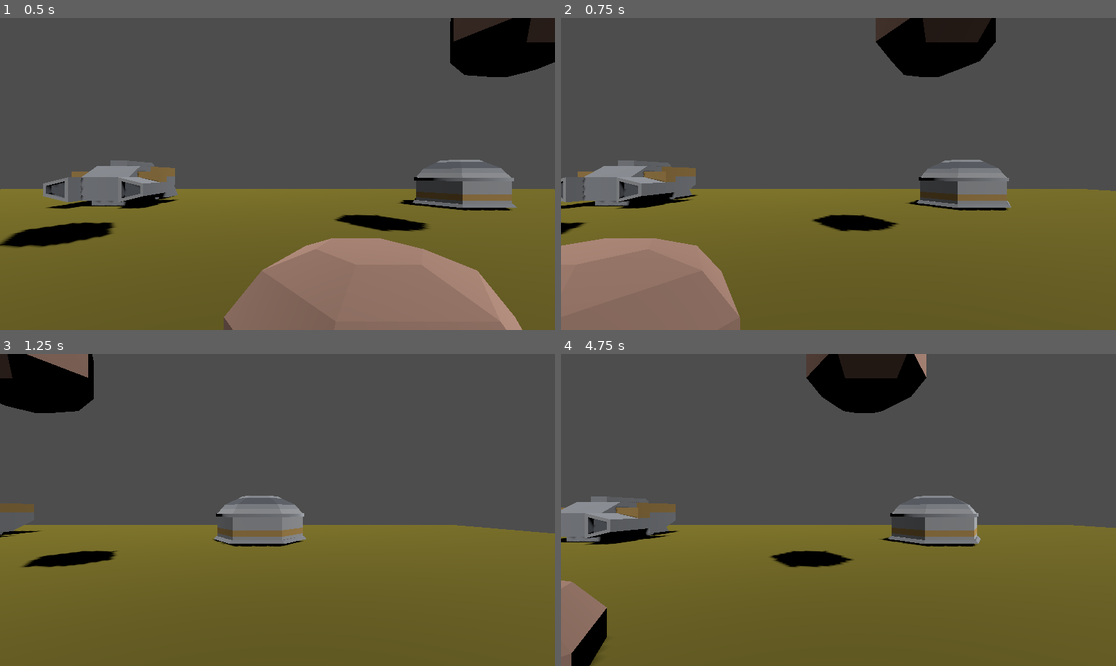
Above: before the commit, frames 1-4 (two rows, left to right).
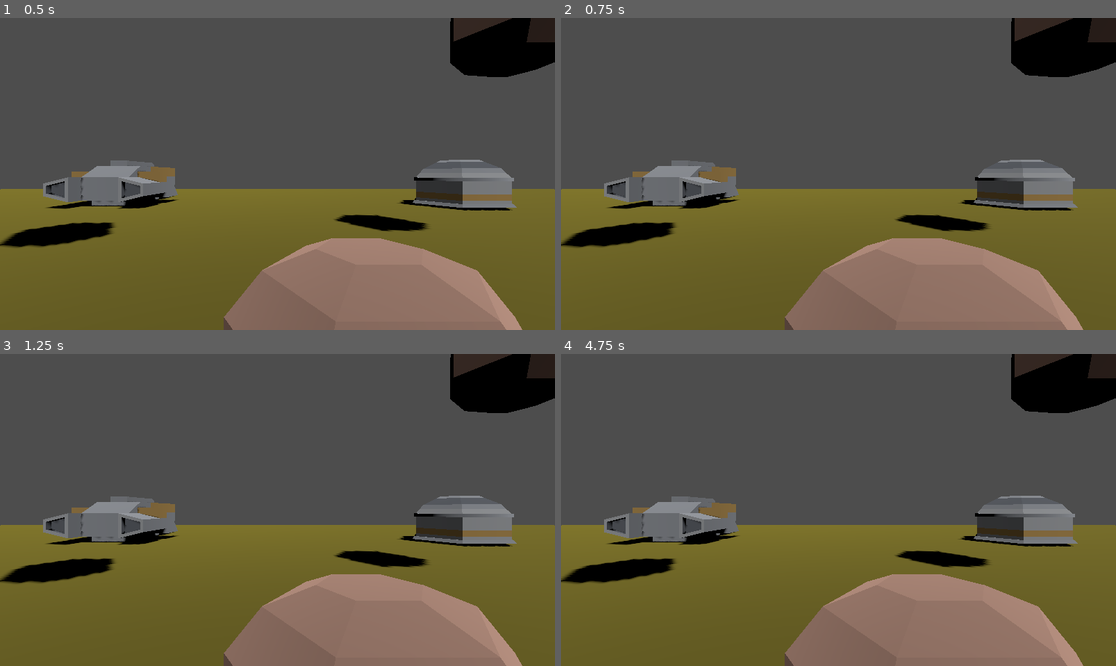
Above: after the commit, the same moments.

Repository: toburau/Star-Shooting
Game: Godot game, scene res://scenes/scene.tscn
Two runs of this game, one before a commit and one after it. Both use one fixed random seed, a clock stepped at 60 frames per second and the inputs below.
Inputs (mouse positions are in pixels of both pictures, inside the frame that each line leads up to):
- Up to frame 1 (0.5 s): no input
- Up to frame 2 (0.75 s): tap Enter at 0.5 s; move the mouse to (960, 158) at 0.52 s; hold D (move_right) from 0.53 s (still down)
- Up to frame 3 (1.25 s): keep holding D (move_right)
- Up to frame 4 (4.75 s): move the mouse to (727, 525) at 1.27 s; release D (move_right) at 1.28 s; hold S (move_backward) 1.28-2.03 s; move the mouse to (894, 441) at 2.02 s; hold D (move_right) 2.03-2.78 s; move the mouse to (810, 572) at 2.77 s; hold W (move_forward) 2.78-3.53 s; move the mouse to (1005, 556) at 3.52 s; hold A (move_left) from 3.53 s (still down); tap Escape at 4.15 s; move the mouse to (672, 463) at 4.27 s

Frame 1 is identical in both runs. In frame 2, 35% of the frame differs, in the area x 0-100%, y 0-100%; in frame 3, 27%; in frame 4, 30%.

Commit message:
Add smooth movement and camera rotation with inertia

Diff:
--- a/project.godot
+++ b/project.godot
@@ -40,10 +40,12 @@
 move_up={
 "deadzone": 0.2,
 "events": [Object(InputEventKey,"resource_local_to_scene":false,"resource_name":"","device":-1,"window_id":0,"alt_press …(192 unchanged characters)…
+, Object(InputEventJoypadButton,"resource_local_to_scene":false,"resource_name":"","device":-1,"button_index":9,"pressure":0.0,"pressed":true,"script":null)
 ]
 }
 move_down={
 "deadzone": 0.2,
 "events": [Object(InputEventKey,"resource_local_to_scene":false,"resource_name":"","device":-1,"window_id":0,"alt_press …(192 unchanged characters)…
+, Object(InputEventJoypadButton,"resource_local_to_scene":false,"resource_name":"","device":-1,"button_index":10,"pressure":0.0,"pressed":true,"script":null)
 ]
 }
--- a/scripts/player.gd
+++ b/scripts/player.gd
@@ -1,21 +1,16 @@
 extends CharacterBody3D
 
-
-const SPEED = 5.0
-const JUMP_VELOCITY = 4.5
-
-@export var mouse_sensitivity: float = 0.002
-@onready var camera = $Camera3D
-@onready var pivot = $Pivot
+# parameters
 @export var speed = 5.0
-
-const  deadzone = 0.07
+@export var updown_scale = 1.0
 @export var left_sensitivity: float = 0.8
 @export var right_sensitivity: float = 1.0
+@export var move_acceleration := 2.0
+@export var move_deceleration := 1.0
+@export var rot_x_smoothness := 1.0
+@export var rot_y_smoothness := 1.0
 
-var rotation_y = 0.0
-var rotation_x = 0.0
-var pitch := 0.0
+const deadzone = 0.13
 
 # スティック軸の番号（DualSenseなどの標準マッピング）
 const LEFT_X = JOY_AXIS_LEFT_X
@@ -23,58 +18,52 @@
 const RIGHT_X = JOY_AXIS_RIGHT_X
 const RIGHT_Y = JOY_AXIS_RIGHT_Y
 
+@onready var camera = $Camera3D
+@onready var pivot = $Pivot
+
+# カメラ左右回転量
+var look_x_current := 0.0
+# カメラ上下角度
+var pitch_current := 0.0
+var pitch := 0.0
 
 
 func _ready():
 	pass
-	#Input.set_mouse_mode(Input.MOUSE_MODE_CAPTURED) # マウスカーソルを中央に固定
 
 func _input(event):
 	pass
-	#if event is InputEventMouseMotion and Input.get_mouse_mode() == Input.MOUSE_MODE_CAPTURED:
-	#	rotation_y -= event.relative.x * mouse_sensitivity
-	#	rotation_x -= event.relative.y * mouse_sensitivity
-	#	rotation_x = clamp(rotation_x, -1.5, 1.5) # 上下の角度制限
-	#	rotation.y = rotation_y
-	#	camera.rotation.x = rotation_x
-
-	# ESCキーでマウスを解放
-	#if event is InputEventKey and event.pressed and event.keycode == KEY_ESCAPE:
-	#	Input.set_mouse_mode(Input.MOUSE_MODE_VISIBLE)
 
 func _physics_process(delta):
+
+	# --- カメラ回転(右スティック) ----
 	var look_x = Input.get_joy_axis(0, RIGHT_X)
 	var look_y = Input.get_joy_axis(0, RIGHT_Y)
-	if abs(look_x) > deadzone:
-		rotate_y(-look_x * right_sensitivity * delta)
-	if abs(look_y) > deadzone:
-		pitch += -look_y * right_sensitivity * delta
-		pivot.rotation.x = pitch
-		pass
-#		rotation_y -= look_x * right_sensitivity * delta
-#		rotation_x -= look_y * right_sensitivity * delta
-#		rotation_x = clamp(rotation_x, -1.5, 1.5) # 上下の角度制限
-#		rotation.y = rotation_y
-#		camera.rotation.x = rotation_x
-#		rotate_object_local(Vector3.UP, -look_x * right_sensitivity * delta)
-#		rotate_object_local(Vector3.RIGHT, -look_y * right_sensitivity * delta)
+	look_x = look_x if abs(look_x) > deadzone else 0.0
+	look_y = look_y if abs(look_y) > deadzone else 0.0
+	look_x_current = lerp(look_x_current, -look_x * right_sensitivity, rot_x_smoothness * delta)
+	rotate_y(look_x_current * delta)
+	pitch_current = lerp(pitch_current, -look_y * right_sensitivity, rot_y_smoothness * delta)
+	pitch += pitch_current * delta
+	pivot.rotation.x = pitch
 
+	# --- 移動（左スティック） ---
+	var move_x = Input.get_joy_axis(0, LEFT_X)
+	var move_y = Input.get_joy_axis(0, LEFT_Y)
+	var direction = Vector3.ZERO
+	var forward = -pivot.global_transform.basis.z
+	var right = pivot.global_transform.basis.x
+	var up = pivot.global_transform.basis.y
+	if abs(move_x) > deadzone:
+		direction += right * move_x     # 左右
+	if abs(move_y) > deadzone:
+		direction -= forward * move_y     # 前後（Y軸とは別）
+	if Input.is_action_pressed("move_up"):
+		direction += up * updown_scale
+	if Input.is_action_pressed("move_down"):
+		direction -= up * updown_scale
 
-	var direction = Vector3.ZERO
-
-	if Input.is_action_pressed("move_forward"):
-		direction -= transform.basis.z
-	if Input.is_action_pressed("move_backward"):
-		direction += transform.basis.z
-	if Input.is_action_pressed("move_left"):
-		direction -= transform.basis.x
-	if Input.is_action_pressed("move_right"):
-		direction += transform.basis.x
-
-	if direction != Vector3.ZERO:
-		direction = direction.normalized()
-
-	velocity.x = direction.x * speed
-	velocity.z = direction.z * speed
+	var target_velocity = direction.normalized() * speed
+	velocity = velocity.move_toward(target_velocity, (move_acceleration if direction.length() > 0 else move_deceleration) * delta)
 
 	move_and_slide()
Not shown, changed: README.md
